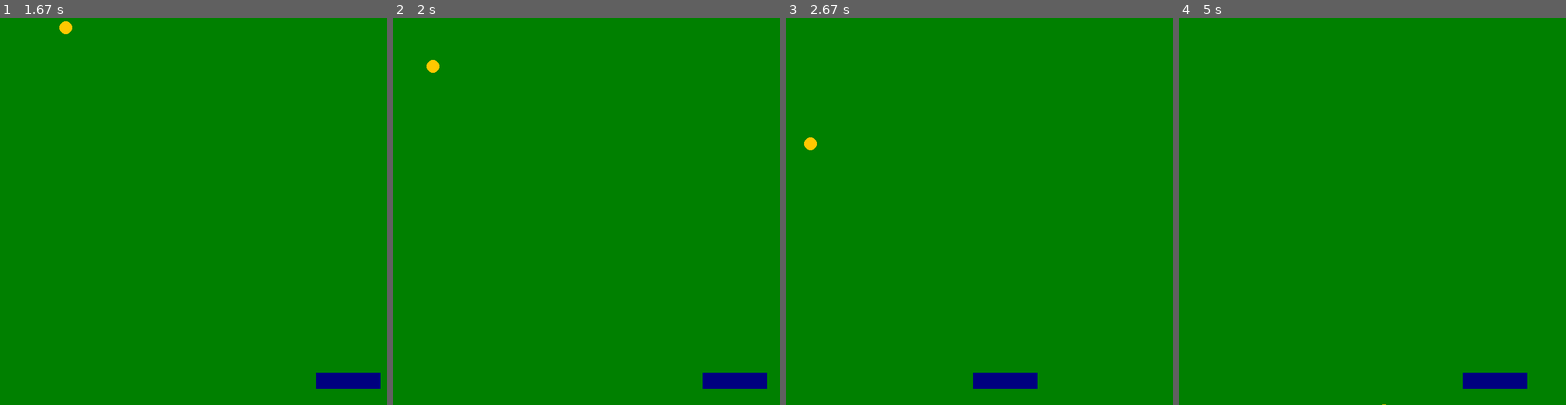
Above: before the commit, frames 1-4 (left to right).
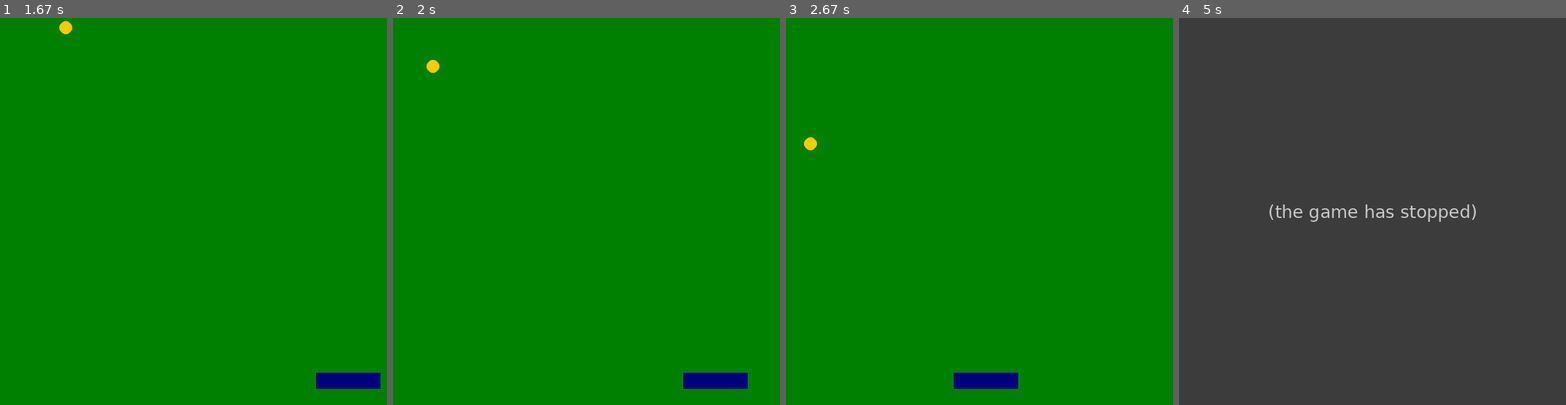
Above: after the commit, the same moments.

Repository: ArcanianArcher/Pygame-Arcade
Game: pygame game, started from Test Game.py
Two runs of this game, one before a commit and one after it. Both use one fixed random seed, a clock stepped at 60 frames per second and the inputs below.
Inputs:
- Up to frame 1 (1.67 s): hold A 0.33-0.8 s; hold Right 0.33-0.8 s; hold Right 0.83-1.3 s; hold Right from 1.33 s (still down)
- Up to frame 2 (2 s): release Right at 1.8 s; hold Left from 1.83 s (still down)
- Up to frame 3 (2.67 s): release Left at 2.37 s; hold Left from 2.4 s (still down)
- Up to frame 4 (5 s): release Left at 2.8 s; hold Right 2.83-3.47 s; hold Left 3.5-3.97 s; hold Right 4-4.47 s

Frame 1 is identical in both runs. In frame 2, 0.4% of the frame differs, in the area x 75-97%, y 91-96%; in frame 3, 0.4%; in frame 4, 100%, in the area x 0-100%, y 0-100%.
After the commit the program exited at 4.68 s; later frames show no game.

Commit message:
testgame done

Diff:
--- a/Arcade.py
+++ b/Arcade.py
@@ -44,8 +44,10 @@
     def getSound(self, file):
         return pygame.mixer.Sound(os.getcwd() + '\\resources\\'.join(file)) #Fix later; should fetch from __name__ folder
 
-    def isColliding(obj1,obj2):
-        return pygame.Surface.get_rect(obj1).colliderect(pygame.Surface.get_rect(obj2))
+    def isColliding(self, obj1, obj2):
+        rect1 = pygame.Rect(obj1[1], obj1[2], pygame.Surface.get_rect(obj1[0])[2], pygame.Surface.get_rect(obj1[0])[3])
+        rect2 = pygame.Rect(obj2[1], obj2[2], pygame.Surface.get_rect(obj2[0])[2], pygame.Surface.get_rect(obj2[0])[3])
+        return rect1.colliderect(rect2)
 
     def drawBackground(self, background):
         self.screen.blit(background, (0, 0))
@@ -64,7 +66,7 @@
             update_areas.append(area)
 
         act_rects = update_areas + previous_areas
-        pygame.display.update(act_rects)
+        pygame.display.update()
         previous_areas = update_areas[:]
 
     def makeSurface(self, width, height, alpha = 0):
--- a/Test Game.py
+++ b/Test Game.py
@@ -34,26 +34,37 @@
 
             pressed = arcade.getKey()
             if pressed[K_a] or pressed[K_LEFT]:
-                player_x -= 5
+                if player_x > 0:
+                    player_x -= 5
             if pressed[K_d] or pressed[K_RIGHT]:
-                player_x += 5
+                if player_x < 500:
+                    player_x += 5
             if pressed[K_ESCAPE]:
                 pygame.quit()
                 sys.exit()
 
+            if arcade.isColliding((player, player_x, player_y), (ball, ball_x, ball_y)):
+                dy *= -1
+                dx *= -1
+
+            if ball_y <= 0:
+                dy *= -1
+
+            if ball_x <= 0:
+                dx *= -1
+            if ball_x >= 580:
+                dx *= -1
+
+            if arcade.isColliding((player, player_x, player_y), (ball, ball_x, ball_y)):
+                dy = 3
+                dx *= -1
+
             ball_y -= dy
             ball_x -= dx
 
-            if ball_y <= 0:
-                dy *= -1
-            if ball_y >= 600:
-                #you lose
-                dy *= -1
-            if ball_x <= 0:
-                dx *= -1
-            if ball_x >= 600:
-                dx *= -1
-
+            if ball_y >= 550:
+                pygame.quit()
+                sys.exit()
         arcade.drawBackground(background)
         arcade.draw((player, player_x, player_y),
                     (ball, ball_x, ball_y))
